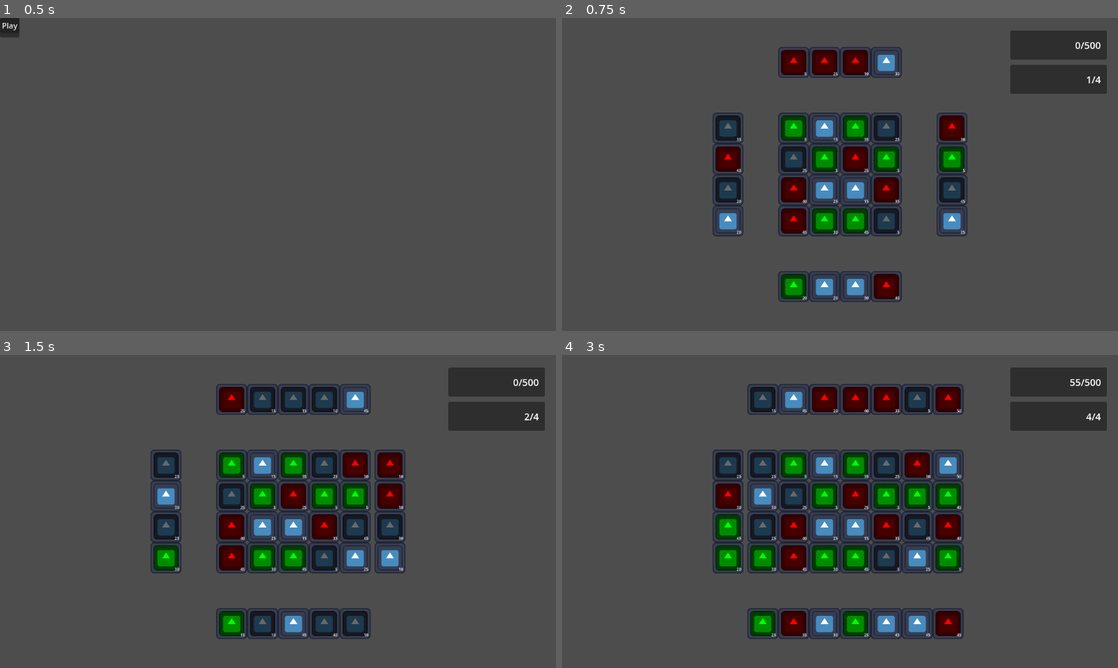
Above: before the commit, frames 1-4 (two rows, left to right).
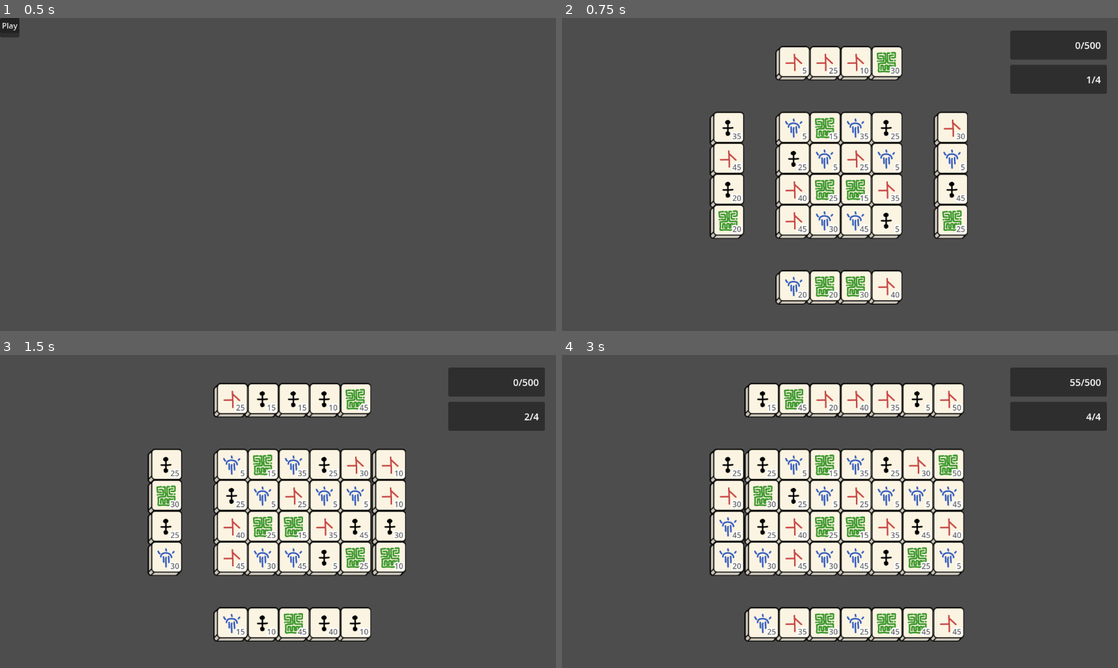
Above: after the commit, the same moments.

Repository: craigmjohnston/ld55
Game: Godot game, scene res://scenes/main.tscn
The game is run twice, just before and just after one commit, with the same random seed, the same clock (stepped at 60 frames per second) and the same inputs. The engine's default icon, where the game draws it, is replaced by a stand-in: a white triangle on a blue panel in a dark square.
Inputs:
- Up to frame 1 (0.5 s): no input
- Up to frame 2 (0.75 s): click "Play" at 0.5 s
- Up to frame 3 (1.5 s): tap Enter at 1.25 s; hold Right (right_upnext) from 1.28 s (still down); hold Space (new_tile) from 1.28 s (still down)
- Up to frame 4 (3 s): release Right (right_upnext) at 2.03 s; release Space (new_tile) at 2.03 s; hold Left (left_upnext) 2.03-2.78 s; tap Space (new_tile) at 2.1 s; tap Enter at 2.75 s; hold Right (right_upnext) from 2.78 s (still down); hold Space (new_tile) from 2.78 s (still down)

Frame 1 is identical in both runs. In frame 2, 19% of the frame differs, in the area x 26-73%, y 8-92%; in frame 3, 22%; in frame 4, 26%.

Commit message:
Tile icons
Closes LD55-29
Closes LD55-30

Diff:
--- a/prefabs/tile.tscn
+++ b/prefabs/tile.tscn
@@ -1,23 +1,41 @@
-[gd_scene load_steps=3 format=3 uid="uid://d26auvxl1bkiw"]
+[gd_scene load_steps=9 format=3 uid="uid://d26auvxl1bkiw"]
 
 [ext_resource type="Script" path="res://scripts/Tile.gd" id="1_2audj"]
-[ext_resource type="Texture2D" uid="uid://bypp2iy7xlexv" path="res://icon.svg" id="2_171sn"]
+[ext_resource type="Texture2D" uid="uid://bju38se0lrl5c" path="res://assets/sprites/tile.png" id="2_y7klo"]
+[ext_resource type="Texture2D" uid="uid://cafh2bpqrdfnd" path="res://assets/sprites/tile-icon-2.png" id="3_m7it1"]
+[ext_resource type="Texture2D" uid="uid://il2fxg7emiht" path="res://assets/sprites/tile-icon-1.png" id="3_wag5s"]
+[ext_resource type="Texture2D" uid="uid://bwwyqymrnqjs3" path="res://assets/sprites/tile-icon-3.png" id="4_k6jaq"]
+[ext_resource type="Texture2D" uid="uid://ni33m8wlty6p" path="res://assets/sprites/tile-frame.png" id="4_udm0w"]
+[ext_resource type="Texture2D" uid="uid://bemdl28lthkon" path="res://assets/sprites/tile_icon_4.png" id="5_ll0ss"]
+
+[sub_resource type="LabelSettings" id="LabelSettings_te0pw"]
+font_color = Color(0.0823529, 0.0823529, 0.0823529, 0.643137)
+outline_size = 12
 
 [node name="Tile" type="Node2D"]
 script = ExtResource("1_2audj")
+suit_icons = Array[Texture]([ExtResource("3_wag5s"), ExtResource("3_m7it1"), ExtResource("4_k6jaq"), ExtResource("5_ll0ss")])
+texture_size = Vector2i(64, 64)
 
 [node name="Background" type="Sprite2D" parent="."]
-texture = ExtResource("2_171sn")
+position = Vector2(-2, 2)
+texture = ExtResource("2_y7klo")
+
+[node name="Frame" type="Sprite2D" parent="."]
+visible = false
+position = Vector2(-2, 2)
+texture = ExtResource("4_udm0w")
 
 [node name="Icon" type="Sprite2D" parent="."]
 scale = Vector2(0.8, 0.8)
-texture = ExtResource("2_171sn")
+texture = ExtResource("3_wag5s")
 
 [node name="Label" type="Label" parent="."]
-offset_left = 15.0
-offset_top = 35.0
-offset_right = 55.0
-offset_bottom = 58.0
-text = "hello"
+offset_left = -12.0
+offset_top = 5.0
+offset_right = 28.0
+offset_bottom = 28.0
+text = "50"
+label_settings = SubResource("LabelSettings_te0pw")
 horizontal_alignment = 2
 vertical_alignment = 2
--- a/scripts/Board.gd
+++ b/scripts/Board.gd
@@ -71,6 +71,7 @@
 	i.set_size(tile_size)
 	i.position = Vector2(x * tile_size.x, y * tile_size.y)
 	i.set_stats(stats.suit, stats.value)
+	i.z_index = y - x
 	add_child(i)
 	return i
 
--- a/scripts/Tile.gd
+++ b/scripts/Tile.gd
@@ -6,8 +6,10 @@
 @onready var icon: Sprite2D = $Icon
 @onready var label: Label = $Label
 
+@export var suit_icons: Array[Texture]
 @export var suit: TileStats.SUIT
 @export var value: int
+@export var texture_size: Vector2i
 
 var desired_size: Vector2
 
@@ -25,14 +27,8 @@
 func update_visual():
 	if label == null: return
 	label.text = str(value)
-	match suit:
-		TileStats.SUIT.HEART:
-			icon.modulate = Color.RED
-		TileStats.SUIT.DIAMOND:
-			icon.modulate = Color.GREEN
-		TileStats.SUIT.SPADE:
-			icon.modulate = Color.DIM_GRAY
+	icon.texture = suit_icons[suit]
 
-	var sprite_size = background.texture.get_width()
+	var sprite_size = texture_size.x
 	var ratio = desired_size.x / sprite_size
 	scale = Vector2(ratio, ratio)
--- /dev/null
+++ b/shaders/tile.gdshader
@@ -0,0 +1,18 @@
+shader_type canvas_item;
+
+uniform vec4 origin:source_color;
+uniform vec4 new:source_color;
+uniform vec4 origin2:source_color;
+uniform vec4 new2:source_color;
+
+void fragment() {
+	vec4 current_pixel = texture(TEXTURE, UV);
+	vec3 rgb = vec3(current_pixel.rgb);
+
+	if (rgb == vec3(origin.rgb))
+		COLOR = new;
+	else if (rgb == vec3(origin2.rgb))
+		COLOR = new2;
+	else
+		COLOR = current_pixel;
+}
Binary file added: assets/sprites/tile-colors.png
Not shown, added: assets/sprites/tile-colors.png.import
Binary file added: assets/sprites/tile-frame.png
Not shown, added: assets/sprites/tile-frame.png.import
Binary file added: assets/sprites/tile-icon-1.png
Not shown, added: assets/sprites/tile-icon-1.png.import
Binary file added: assets/sprites/tile-icon-2.png
Not shown, added: assets/sprites/tile-icon-2.png.import
Binary file added: assets/sprites/tile-icon-3.png
Not shown, added: assets/sprites/tile-icon-3.png.import
Binary file added: assets/sprites/tile-replace.png
Not shown, added: assets/sprites/tile-replace.png.import
(and 4 more such lines)
